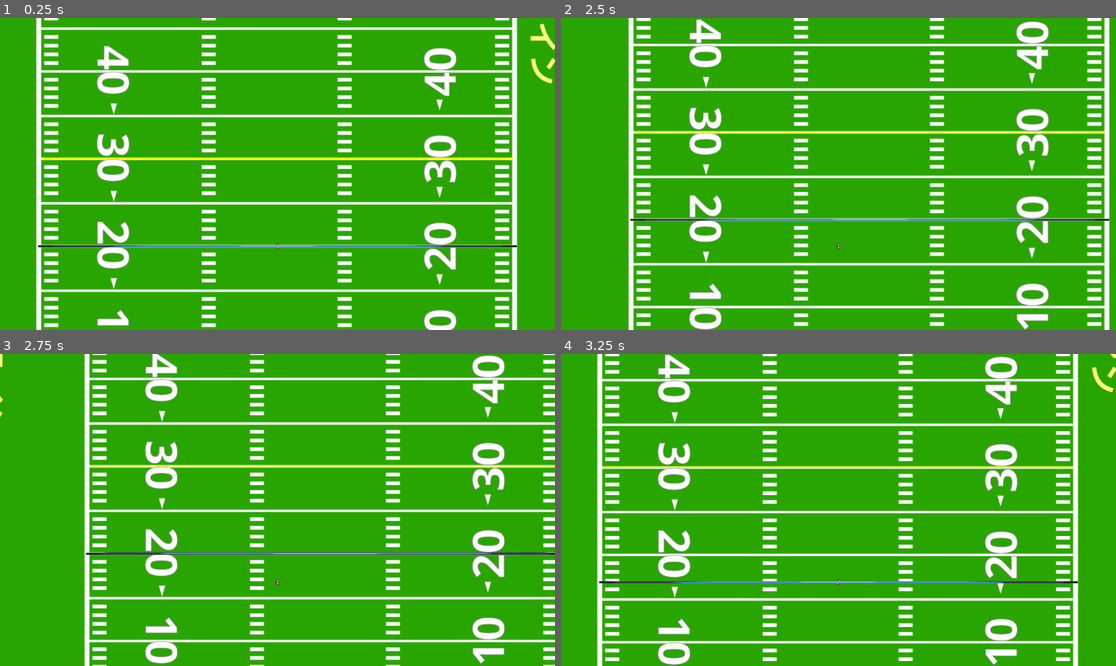
Above: before the commit, frames 1-4 (two rows, left to right).
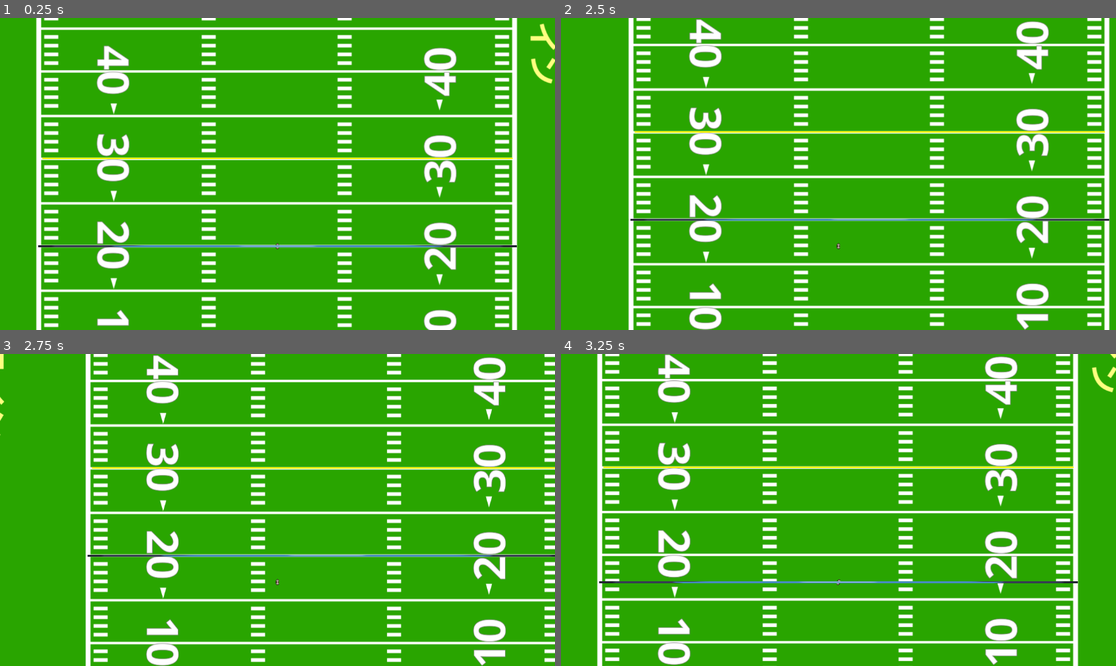
Above: after the commit, the same moments.

Repository: ajn14d/football-game-godot
Game: Godot game, scene res://game_scene.tscn
Two runs of this game, one before a commit and one after it. Both use one fixed random seed, a clock stepped at 60 frames per second and the inputs below. The engine's default icon, where the game draws it, is replaced by a stand-in: a white triangle on a blue panel in a dark square.
Inputs (mouse positions are in pixels of both pictures, inside the frame that each line leads up to):
- Up to frame 1 (0.25 s): no input
- Up to frame 2 (2.5 s): tap Enter (ui_accept) at 0.5, 0.77, 1.25, 1.52 s; move the mouse to (810, 236) at 0.52 s; hold Space (end_play) 0.53-1.28 s; hold W (move_up) 0.53-2.03 s; move the mouse to (1005, 220) at 1.27 s; tap P (new_play) at 1.35 s; move the mouse to (672, 127) at 2.02 s; hold A (move_left) from 2.03 s (still down); hold Shift (sprint) from 2.03 s (still down)
- Up to frame 3 (2.75 s): keep holding A (move_left); keep holding Shift (sprint)
- Up to frame 4 (3.25 s): keep holding A (move_left); move the mouse to (866, 510) at 2.77 s; release Shift (sprint) at 2.78 s; tap Space (end_play) at 2.85 s; tap Enter (ui_accept) at 3.02 s

Frames 1-2 are identical in both runs. In frame 3, 19% of the frame differs, in the area x 0-100%, y 0-100%; in frame 4, nothing differs.

Commit message:
DB ai improvement

Diff:
--- a/defensive_back_1.gd
+++ b/defensive_back_1.gd
@@ -40,20 +40,21 @@
 func _physics_process(delta):
 	if not wr1:
 		return  # No football found; do nothing
-
 	# Only call pursue if RDT is not blocked
 	if not is_blocked and not wr1.has_ball and pre_cover_:
 		pre_cover()
 	elif not is_blocked and not wr1.has_ball and not rb.has_ball and not pre_cover_ and not game_scene.run_play and not football.past_los:
 		cover()
+	elif football.football_thrown and wr1.has_ball:
+		pursue_wr()
 	elif game_scene.run_play:
-		persue_rb()
+		pursue_rb()
 	elif rb.has_ball:
-		persue_rb()
+		pursue_rb()
 	elif qb.has_ball and football.past_los:
-		persue_qb()
-	else:
-		persue()
+		pursue_qb()
+	elif football.football_thrown:
+		pursue()
 
 # Function to for the RDT to cover the WR
 func cover():
@@ -86,10 +87,27 @@
 	# Stop movement and call the next function
 	linear_velocity = Vector2.ZERO
 
+func pursue():
+	# Desired distance to maintain from the WR
+	var desired_distance = 0  # Adjust this value as needed
+
+	# Calculate direction to the WR
+	var direction_to_football = (football.global_position - global_position).normalized()
+
+	# Calculate the current distance to the WR
+	var distance_to_football = global_position.distance_to(football.global_position)
+
+	# Move only if the current distance is greater than the desired distance
+	if distance_to_football > desired_distance:
+		linear_velocity = direction_to_football * speed
+	else:
+		# Stop moving if within the desired distance
+		linear_velocity = Vector2.ZERO
+
 # Function to move the RDT towards the WR
-func persue():
+func pursue_wr():
 	# Desired distance to maintain from the WR
-	var desired_distance = 5  # Adjust this value as needed
+	var desired_distance = 15  # Adjust this value as needed
 
 	# Calculate direction to the WR
 	var direction_to_wr1 = (wr1.global_position - global_position).normalized()
@@ -104,9 +122,9 @@
 		# Stop moving if within the desired distance
 		linear_velocity = Vector2.ZERO
 
-func persue_rb():
+func pursue_rb():
 	# Desired distance to maintain from the WR
-	var desired_distance = 5  # Adjust this value as needed
+	var desired_distance = 15  # Adjust this value as needed
 
 	# Calculate direction to the WR
 	var direction_to_rb = (rb.global_position - global_position).normalized()
@@ -122,9 +140,9 @@
 		linear_velocity = Vector2.ZERO
 
 # Function to move the RDT towards the WR
-func persue_qb():
+func pursue_qb():
 	# Desired distance to maintain from the WR
-	var desired_distance = 5  # Adjust this value as needed
+	var desired_distance = 15  # Adjust this value as needed
 
 	# Calculate direction to the WR
 	var direction_to_qb = (qb.global_position - global_position).normalized()
--- a/defensive_back_2.gd
+++ b/defensive_back_2.gd
@@ -40,25 +40,26 @@
 func _physics_process(delta):
 	if not wr2:
 		return  # No football found; do nothing
-
 	# Only call pursue if RDT is not blocked
 	if not is_blocked and not wr2.has_ball and pre_cover_:
 		pre_cover()
 	elif not is_blocked and not wr2.has_ball and not rb.has_ball and not pre_cover_ and not game_scene.run_play and not football.past_los:
 		cover()
+	elif football.football_thrown and wr2.has_ball:
+		pursue_wr()
 	elif game_scene.run_play:
-		persue_rb()
+		pursue_rb()
 	elif rb.has_ball:
-		persue_rb()
+		pursue_rb()
 	elif qb.has_ball and football.past_los:
-		persue_qb()
-	else:
-		persue()
+		pursue_qb()
+	elif football.football_thrown:
+		pursue()
 
 # Function to for the RDT to cover the WR
 func cover():
 	# Desired distance to maintain from the WR
-	var desired_distance = game_scene.db_2_cover_distance  # Adjust this value as needed
+	var desired_distance = game_scene.db_1_cover_distance  # Adjust this value as needed
 
 	# Calculate direction to the WR
 	var direction_to_wr2 = (wr2.global_position - global_position).normalized()
@@ -79,17 +80,34 @@
 	linear_velocity = Vector2(wr2.position.x - position.x, -speed)
 
 	# Wait for timer
-	await get_tree().create_timer(game_scene.db_2_pre_cover_duration).timeout
+	await get_tree().create_timer(game_scene.db_1_pre_cover_duration).timeout
 
 	pre_cover_ = false
 
 	# Stop movement and call the next function
 	linear_velocity = Vector2.ZERO
 
+func pursue():
+	# Desired distance to maintain from the WR
+	var desired_distance = 0  # Adjust this value as needed
+
+	# Calculate direction to the WR
+	var direction_to_football = (football.global_position - global_position).normalized()
+
+	# Calculate the current distance to the WR
+	var distance_to_football = global_position.distance_to(football.global_position)
+
+	# Move only if the current distance is greater than the desired distance
+	if distance_to_football > desired_distance:
+		linear_velocity = direction_to_football * speed
+	else:
+		# Stop moving if within the desired distance
+		linear_velocity = Vector2.ZERO
+
 # Function to move the RDT towards the WR
-func persue():
+func pursue_wr():
 	# Desired distance to maintain from the WR
-	var desired_distance = 5  # Adjust this value as needed
+	var desired_distance = 15  # Adjust this value as needed
 
 	# Calculate direction to the WR
 	var direction_to_wr2 = (wr2.global_position - global_position).normalized()
@@ -104,9 +122,9 @@
 		# Stop moving if within the desired distance
 		linear_velocity = Vector2.ZERO
 
-func persue_rb():
+func pursue_rb():
 	# Desired distance to maintain from the WR
-	var desired_distance = 5  # Adjust this value as needed
+	var desired_distance = 15  # Adjust this value as needed
 
 	# Calculate direction to the WR
 	var direction_to_rb = (rb.global_position - global_position).normalized()
@@ -122,9 +140,9 @@
 		linear_velocity = Vector2.ZERO
 
 # Function to move the RDT towards the WR
-func persue_qb():
+func pursue_qb():
 	# Desired distance to maintain from the WR
-	var desired_distance = 5  # Adjust this value as needed
+	var desired_distance = 15  # Adjust this value as needed
 
 	# Calculate direction to the WR
 	var direction_to_qb = (qb.global_position - global_position).normalized()
--- a/defensive_back_3.gd
+++ b/defensive_back_3.gd
@@ -40,25 +40,26 @@
 func _physics_process(delta):
 	if not wr3:
 		return  # No football found; do nothing
-
 	# Only call pursue if RDT is not blocked
 	if not is_blocked and not wr3.has_ball and pre_cover_:
 		pre_cover()
 	elif not is_blocked and not wr3.has_ball and not rb.has_ball and not pre_cover_ and not game_scene.run_play and not football.past_los:
 		cover()
+	elif football.football_thrown and wr3.has_ball:
+		pursue_wr()
 	elif game_scene.run_play:
-		persue_rb()
+		pursue_rb()
 	elif rb.has_ball:
-		persue_rb()
+		pursue_rb()
 	elif qb.has_ball and football.past_los:
-		persue_qb()
-	else:
-		persue()
+		pursue_qb()
+	elif football.football_thrown:
+		pursue()
 
 # Function to for the RDT to cover the WR
 func cover():
 	# Desired distance to maintain from the WR
-	var desired_distance = game_scene.db_3_cover_distance  # Adjust this value as needed
+	var desired_distance = game_scene.db_1_cover_distance  # Adjust this value as needed
 
 	# Calculate direction to the WR
 	var direction_to_wr3 = (wr3.global_position - global_position).normalized()
@@ -79,17 +80,34 @@
 	linear_velocity = Vector2(wr3.position.x - position.x, -speed)
 
 	# Wait for timer
-	await get_tree().create_timer(game_scene.db_3_pre_cover_duration).timeout
+	await get_tree().create_timer(game_scene.db_1_pre_cover_duration).timeout
 
 	pre_cover_ = false
 
 	# Stop movement and call the next function
 	linear_velocity = Vector2.ZERO
 
+func pursue():
+	# Desired distance to maintain from the WR
+	var desired_distance = 0  # Adjust this value as needed
+
+	# Calculate direction to the WR
+	var direction_to_football = (football.global_position - global_position).normalized()
+
+	# Calculate the current distance to the WR
+	var distance_to_football = global_position.distance_to(football.global_position)
+
+	# Move only if the current distance is greater than the desired distance
+	if distance_to_football > desired_distance:
+		linear_velocity = direction_to_football * speed
+	else:
+		# Stop moving if within the desired distance
+		linear_velocity = Vector2.ZERO
+
 # Function to move the RDT towards the WR
-func persue():
+func pursue_wr():
 	# Desired distance to maintain from the WR
-	var desired_distance = 5  # Adjust this value as needed
+	var desired_distance = 15  # Adjust this value as needed
 
 	# Calculate direction to the WR
 	var direction_to_wr3 = (wr3.global_position - global_position).normalized()
@@ -104,9 +122,9 @@
 		# Stop moving if within the desired distance
 		linear_velocity = Vector2.ZERO
 
-func persue_rb():
+func pursue_rb():
 	# Desired distance to maintain from the WR
-	var desired_distance = 5  # Adjust this value as needed
+	var desired_distance = 15  # Adjust this value as needed
 
 	# Calculate direction to the WR
 	var direction_to_rb = (rb.global_position - global_position).normalized()
@@ -122,9 +140,9 @@
 		linear_velocity = Vector2.ZERO
 
 # Function to move the RDT towards the WR
-func persue_qb():
+func pursue_qb():
 	# Desired distance to maintain from the WR
-	var desired_distance = 5  # Adjust this value as needed
+	var desired_distance = 15  # Adjust this value as needed
 
 	# Calculate direction to the WR
 	var direction_to_qb = (qb.global_position - global_position).normalized()
--- a/defensive_back_4.gd
+++ b/defensive_back_4.gd
@@ -40,25 +40,26 @@
 func _physics_process(delta):
 	if not wr4:
 		return  # No football found; do nothing
-
 	# Only call pursue if RDT is not blocked
 	if not is_blocked and not wr4.has_ball and pre_cover_:
 		pre_cover()
 	elif not is_blocked and not wr4.has_ball and not rb.has_ball and not pre_cover_ and not game_scene.run_play and not football.past_los:
 		cover()
+	elif football.football_thrown and wr4.has_ball:
+		pursue_wr()
 	elif game_scene.run_play:
-		persue_rb()
+		pursue_rb()
 	elif rb.has_ball:
-		persue_rb()
+		pursue_rb()
 	elif qb.has_ball and football.past_los:
-		persue_qb()
-	else:
-		persue()
+		pursue_qb()
+	elif football.football_thrown:
+		pursue()
 
 # Function to for the RDT to cover the WR
 func cover():
 	# Desired distance to maintain from the WR
-	var desired_distance = game_scene.db_4_cover_distance  # Adjust this value as needed
+	var desired_distance = game_scene.db_1_cover_distance  # Adjust this value as needed
 
 	# Calculate direction to the WR
 	var direction_to_wr4 = (wr4.global_position - global_position).normalized()
@@ -79,17 +80,34 @@
 	linear_velocity = Vector2(wr4.position.x - position.x, -speed)
 
 	# Wait for timer
-	await get_tree().create_timer(game_scene.db_4_pre_cover_duration).timeout
+	await get_tree().create_timer(game_scene.db_1_pre_cover_duration).timeout
 
 	pre_cover_ = false
 
 	# Stop movement and call the next function
 	linear_velocity = Vector2.ZERO
 
+func pursue():
+	# Desired distance to maintain from the WR
+	var desired_distance = 0  # Adjust this value as needed
+
+	# Calculate direction to the WR
+	var direction_to_football = (football.global_position - global_position).normalized()
+
+	# Calculate the current distance to the WR
+	var distance_to_football = global_position.distance_to(football.global_position)
+
+	# Move only if the current distance is greater than the desired distance
+	if distance_to_football > desired_distance:
+		linear_velocity = direction_to_football * speed
+	else:
+		# Stop moving if within the desired distance
+		linear_velocity = Vector2.ZERO
+
 # Function to move the RDT towards the WR
-func persue():
+func pursue_wr():
 	# Desired distance to maintain from the WR
-	var desired_distance = 5  # Adjust this value as needed
+	var desired_distance = 15  # Adjust this value as needed
 
 	# Calculate direction to the WR
 	var direction_to_wr4 = (wr4.global_position - global_position).normalized()
@@ -104,9 +122,9 @@
 		# Stop moving if within the desired distance
 		linear_velocity = Vector2.ZERO
 
-func persue_rb():
+func pursue_rb():
 	# Desired distance to maintain from the WR
-	var desired_distance = 5  # Adjust this value as needed
+	var desired_distance = 15  # Adjust this value as needed
 
 	# Calculate direction to the WR
 	var direction_to_rb = (rb.global_position - global_position).normalized()
@@ -122,9 +140,9 @@
 		linear_velocity = Vector2.ZERO
 
 # Function to move the RDT towards the WR
-func persue_qb():
+func pursue_qb():
 	# Desired distance to maintain from the WR
-	var desired_distance = 5  # Adjust this value as needed
+	var desired_distance = 15  # Adjust this value as needed
 
 	# Calculate direction to the WR
 	var direction_to_qb = (qb.global_position - global_position).normalized()
--- a/game_scene.gd
+++ b/game_scene.gd
@@ -274,12 +274,30 @@
 	if outside_linebacker_1_play == 1:
 		outside_linebacker_1.drop_coverage_bool = true
 
+	#Randomize LB1 coverage angle
+	outside_linebacker_1_coverage_angle = (randi() % 3)
+	if outside_linebacker_1_coverage_angle == 0:
+		outside_linebacker_1_coverage_angle = 40
+	elif outside_linebacker_1_coverage_angle == 1:
+		outside_linebacker_1_coverage_angle = 20
+	elif outside_linebacker_1_coverage_angle == 2:
+		outside_linebacker_1_coverage_angle = 0
+
 	# Random Int to determine OLB1 play selection
 	outside_linebacker_2_play = (randi() % 3)
 	print("OLB2 play ", outside_linebacker_2_play)
 
 	if outside_linebacker_2_play == 1:
 		outside_linebacker_2.drop_coverage_bool = true
+
+	#Randomize LB2 coverage angle
+	outside_linebacker_2_coverage_angle = (randi() % 3)
+	if outside_linebacker_2_coverage_angle == 0:
+		outside_linebacker_2_coverage_angle = -40
+	elif outside_linebacker_2_coverage_angle == 1:
+		outside_linebacker_2_coverage_angle = -20
+	elif outside_linebacker_2_coverage_angle == 2:
+		outside_linebacker_2_coverage_angle = 0
 
 	play_ended = false
 	# Calculate the offset from the original line of scrimmage
@@ -402,7 +420,7 @@
 
 	if not runningback.has_ball:
 		# move RB NorthWest
-		runningback.velocity = Vector2(-runningback.speed / 2, -runningback.speed / 2)  # Move northwest
+		runningback.velocity = Vector2(-runningback.speed, 0)  # Move northwest
 
 		# Move the wide receiver
 		runningback.move_and_slide()
--- a/middle_line_backer.gd
+++ b/middle_line_backer.gd
@@ -67,7 +67,7 @@
 	linear_velocity = Vector2(game_scene.middle_linebacker_coverage_angle, -speed)
 
 	# Wait for timer
-	await get_tree().create_timer(1.0).timeout
+	await get_tree().create_timer(3.0).timeout
 
 	if football.football_thrown:
 		drop_coverage_bool = false
--- a/outside_line_backer_1.gd
+++ b/outside_line_backer_1.gd
@@ -64,10 +64,10 @@
 func drop_coverage() -> void:
 
 	# Drop back into pre coverage
-	linear_velocity = Vector2(0, -speed)
+	linear_velocity = Vector2(game_scene.outside_linebacker_1_coverage_angle, -speed)
 
 	# Wait for timer
-	await get_tree().create_timer(1.0).timeout
+	await get_tree().create_timer(1.5).timeout
 
 	if football.football_thrown:
 		drop_coverage_bool = false
--- a/outside_line_backer_2.gd
+++ b/outside_line_backer_2.gd
@@ -67,10 +67,10 @@
 func drop_coverage() -> void:
 
 	# Drop back into pre coverage
-	linear_velocity = Vector2(0, -speed)
+	linear_velocity = Vector2(game_scene.outside_linebacker_2_coverage_angle, -speed)
 
 	# Wait for timer
-	await get_tree().create_timer(1.0).timeout
+	await get_tree().create_timer(1.5).timeout
 
 	if football.football_thrown:
 		drop_coverage_bool = false
